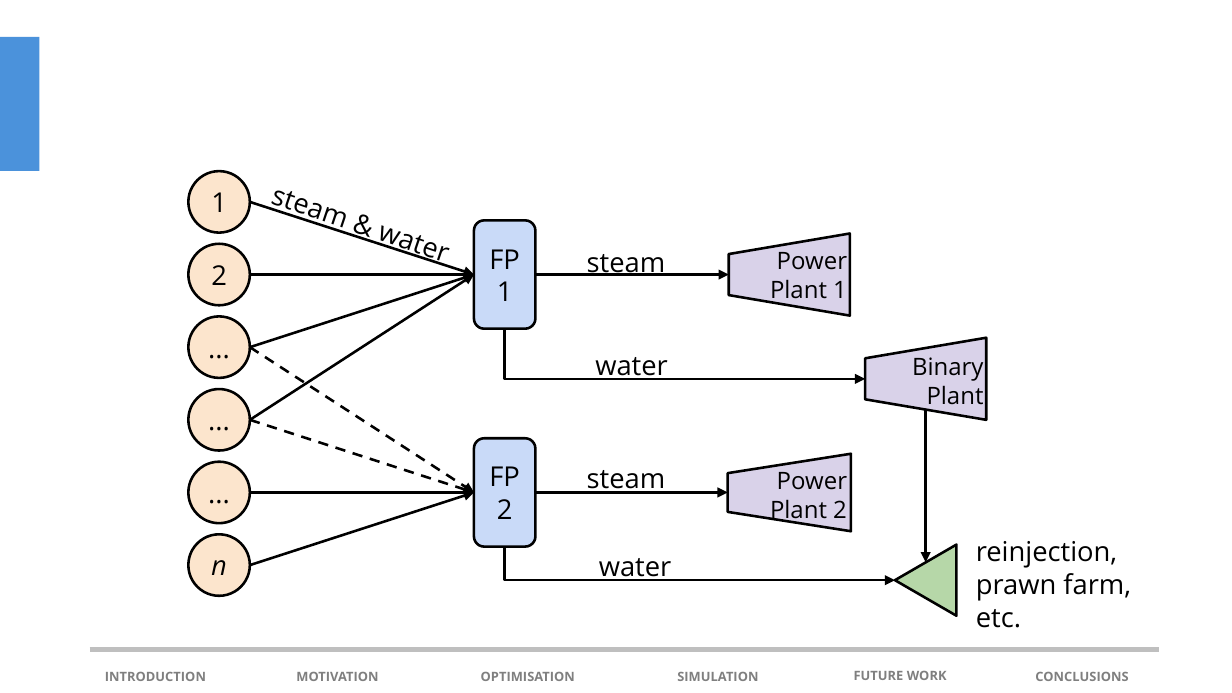
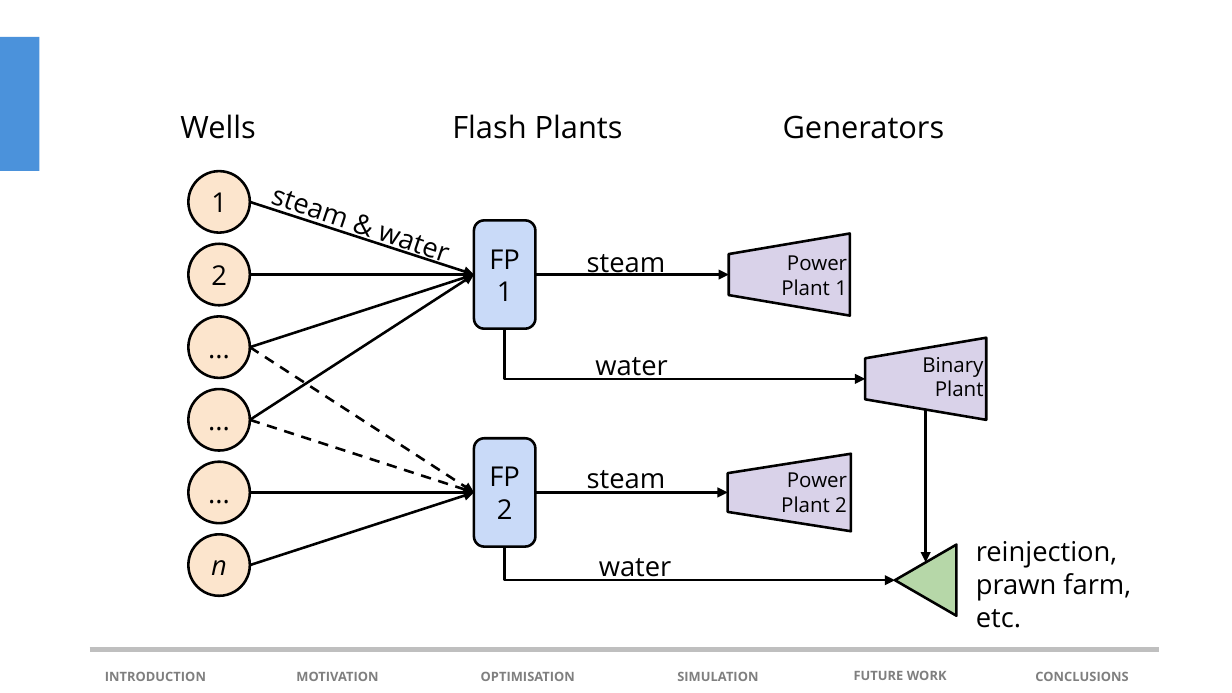
Before and after one commit to loganbwu/geothermal, a slide deck: slide 1 of media/network_diagram.pptx. Drawn at 1232x693 pixels with LibreOffice and Linux fonts; fonts in the diff are those of the drawing. Boxes give left, top, right and bottom in pixels: in the first picture for what was removed or moved away, otherwise in the second. Text is boxed around its words. In the diff, an @@ line names an element or a change of style, - is before the commit and + after.

```diff
--- a/media/network_diagram.pptx
+++ b/media/network_diagram.pptx
@@ text added at [180,114,255,139], 18 pt, text #000000 @@
+Wells
@@ text added at [452,114,623,139], 18 pt, text #000000 @@
+Flash Plants
@@ text added at [783,115,945,139], 18 pt, text #000000 @@
+Generators
@@ text "Power Plant 1": place and size @@
-text "Power Plant 1" at [770,252,847,305]
+text "Power Plant 1" at [781,255,847,296]
@@ size 14 to 12 pt in 3 elements at [781,255,847,296], [922,357,984,397], [781,472,847,513] @@
```
Also in this commit, not shown: 37 other files.
